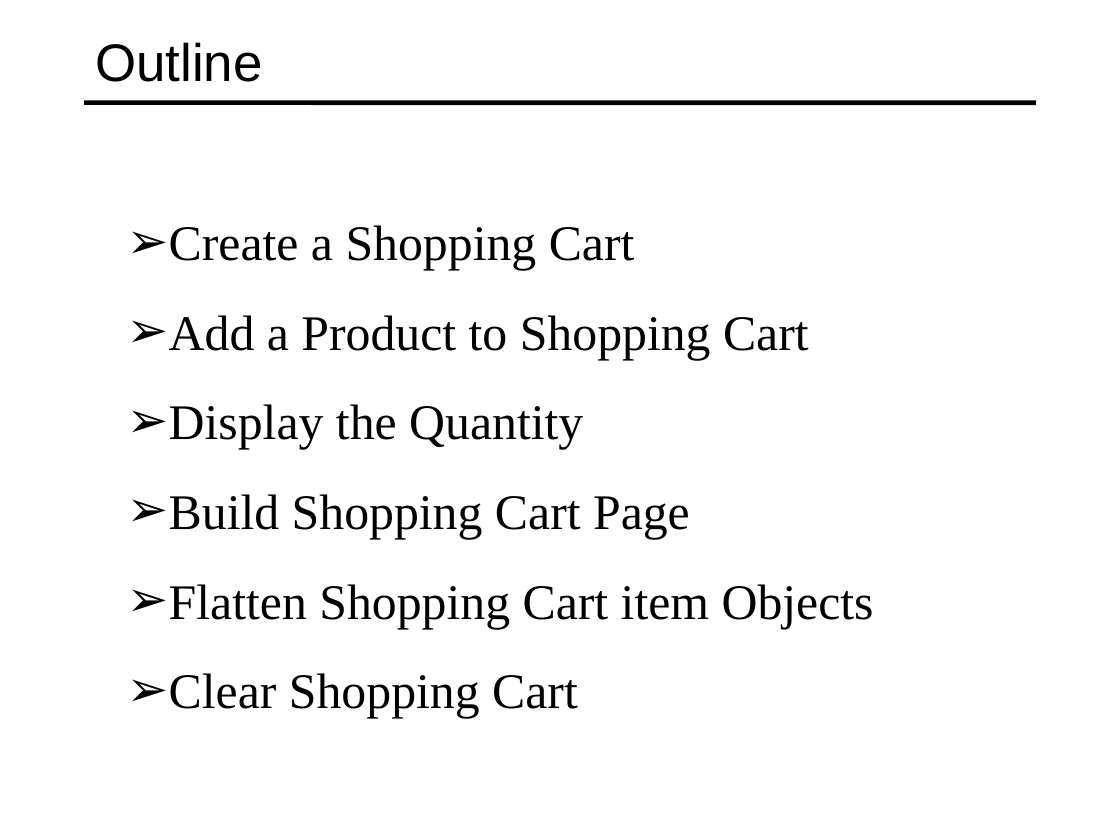
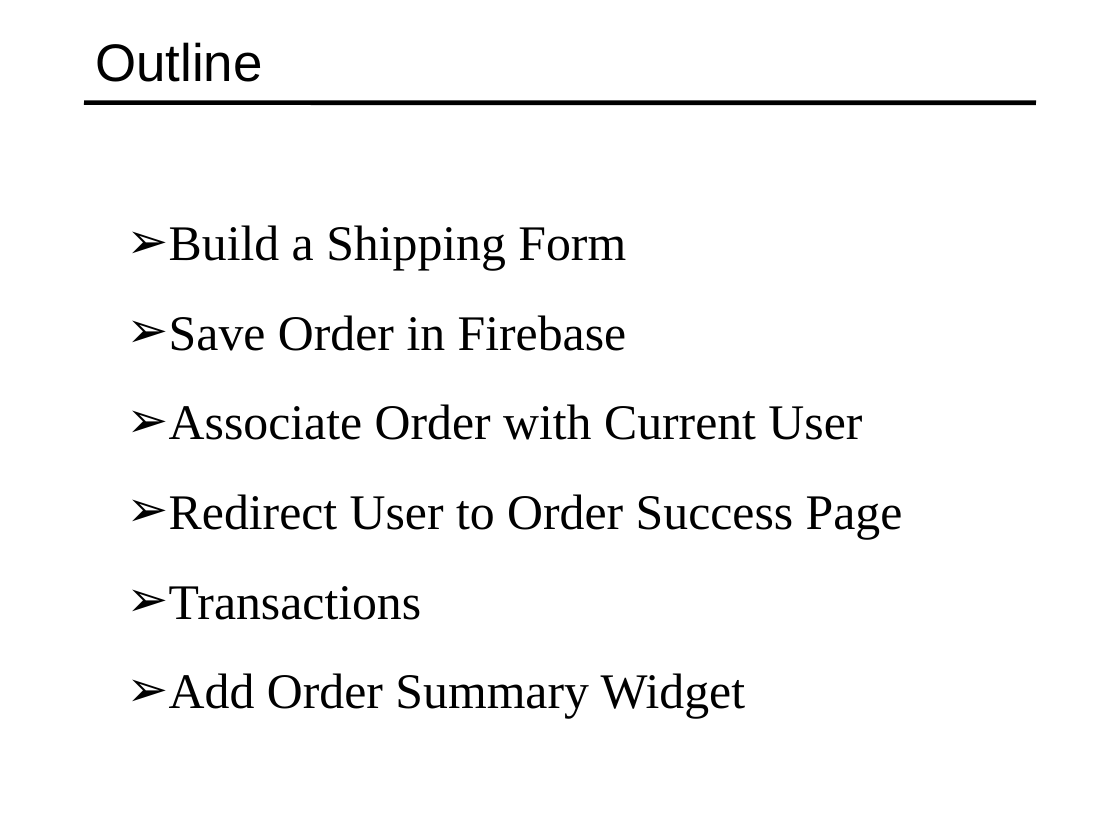
Before and after one commit to specter01wj/Jago_Link_Training, a slide deck: slide 2 of Angular/Angular7/Angular Advanced Course/Project/22.Project_Check Out Module/L6_Project_Check Out Module.ppt. Drawn at 1120x840 pixels with LibreOffice and Linux fonts; fonts in the diff are those of the drawing. Boxes give left, top, right and bottom in pixels: in the first picture for what was removed or moved away, otherwise in the second. Text is boxed around its words. In the diff, an @@ line names an element or a change of style, - is before the commit and + after.

```diff
--- a/Angular/Angular7/Angular Advanced Course/Project/22.Project_Check Out Module/L6_Project_Check Out Module.ppt
+++ b/Angular/Angular7/Angular Advanced Course/Project/22.Project_Check Out Module/L6_Project_Check Out Module.ppt
@@ text at [169,225,903,718]: text changed @@
-➢ Create a Shopping Cart
-➢ Add a Product to Shopping Cart
-➢ Display the Quantity
-➢ Build Shopping Cart Page
-➢ Flatten Shopping Cart item Objects
-➢ Clear Shopping Cart
+➢ Build a Shipping Form
+➢ Save Order in Firebase
+➢ Associate Order with Current User
+➢ Redirect User to Order Success Page
+➢ Transactions
+➢ Add Order Summary Widget
```
Also in this commit, not shown: 1 other slide changed, 1 other file.
